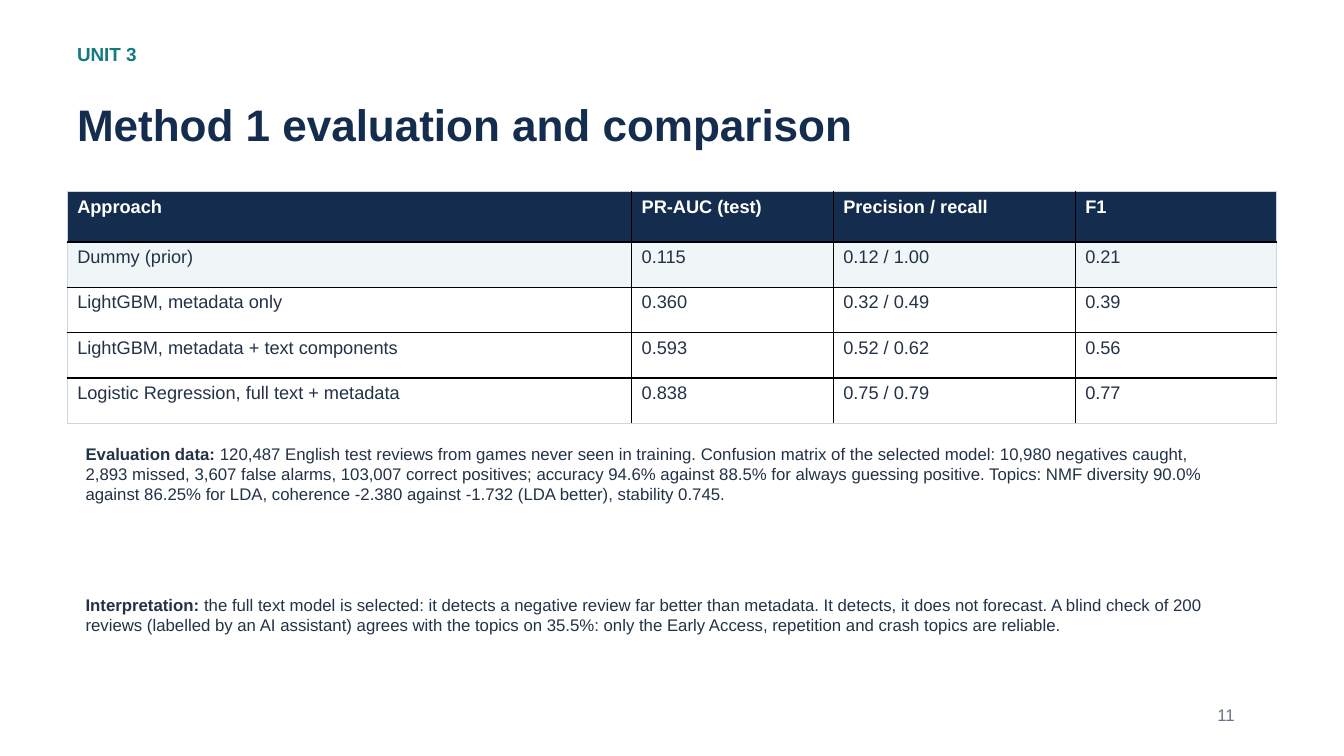
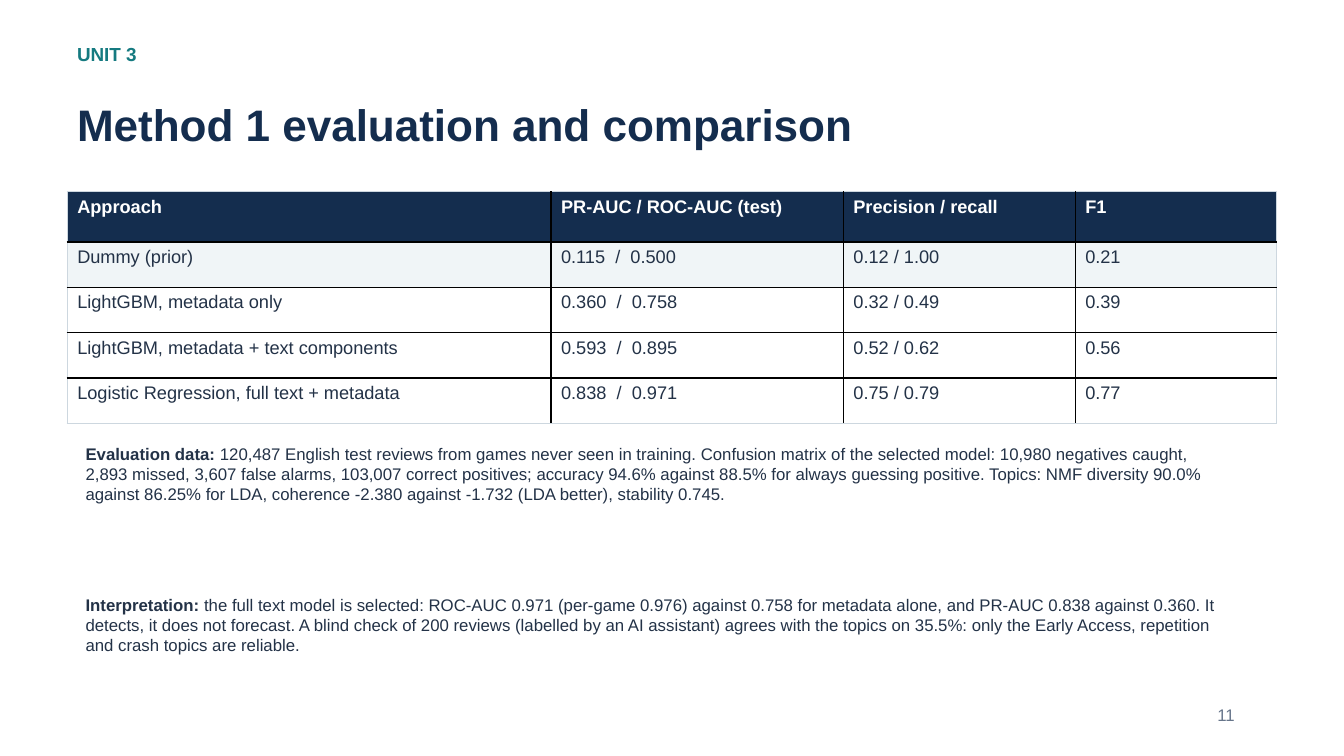
Before and after one commit to Shan713/IndieGuard, a slide deck: slide 11 of slides/review2.pptx. Drawn at 1344x756 pixels with LibreOffice and Linux fonts; fonts in the diff are those of the drawing. Boxes give left, top, right and bottom in pixels: in the first picture for what was removed or moved away, otherwise in the second. Text is boxed around its words. In the diff, an @@ line names an element or a change of style, - is before the commit and + after.

Commit message:
Review 2 slides: show ROC-AUC next to PR-AUC for the text-mining evaluation

```diff
--- a/slides/review2.pptx
+++ b/slides/review2.pptx
@@ table at [68,192,1277,423] @@
-row 1, column 2: PR-AUC (test)
+row 1, column 2: PR-AUC / ROC-AUC (test)
-row 2, column 2: 0.115
+row 2, column 2: 0.115 / 0.500
-row 3, column 2: 0.360
+row 3, column 2: 0.360 / 0.758
-row 4, column 2: 0.593
+row 4, column 2: 0.593 / 0.895
-row 5, column 2: 0.838
+row 5, column 2: 0.838 / 0.971
@@ text at [86,599,1214,655]: text changed @@
-Interpretation: the full text model is selected: it detects a negative review far better than metadata. It detects, it does not forecast. A blind check of 200 reviews (labelled by an AI assistant) agrees with the topics on 35.5%: only the Early Access, repetition and crash topics are reliable.
+Interpretation: the full text model is selected: ROC-AUC 0.971 (per-game 0.976) against 0.758 for metadata alone, and PR-AUC 0.838 against 0.360. It detects, it does not forecast. A blind check of 200 reviews (labelled by an AI assistant) agrees with the topics on 35.5%: only the Early Access, repetition and crash topics are reliable.
```
Also in this commit, not shown: 1 other slide changed.
